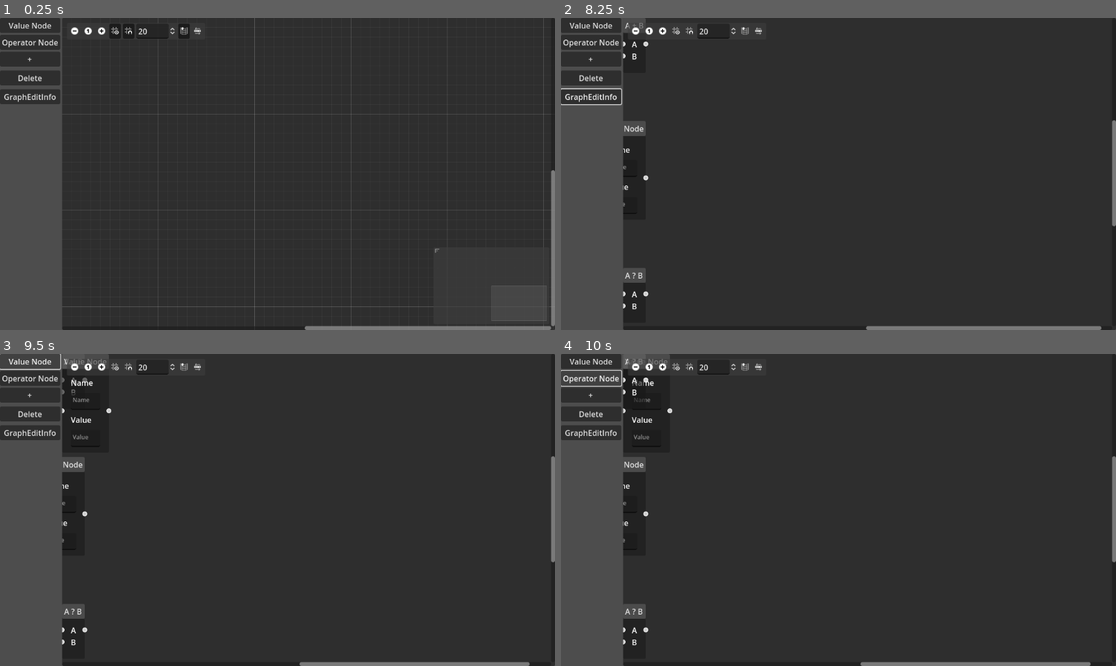
Above: before the commit, frames 1-4 (two rows, left to right).
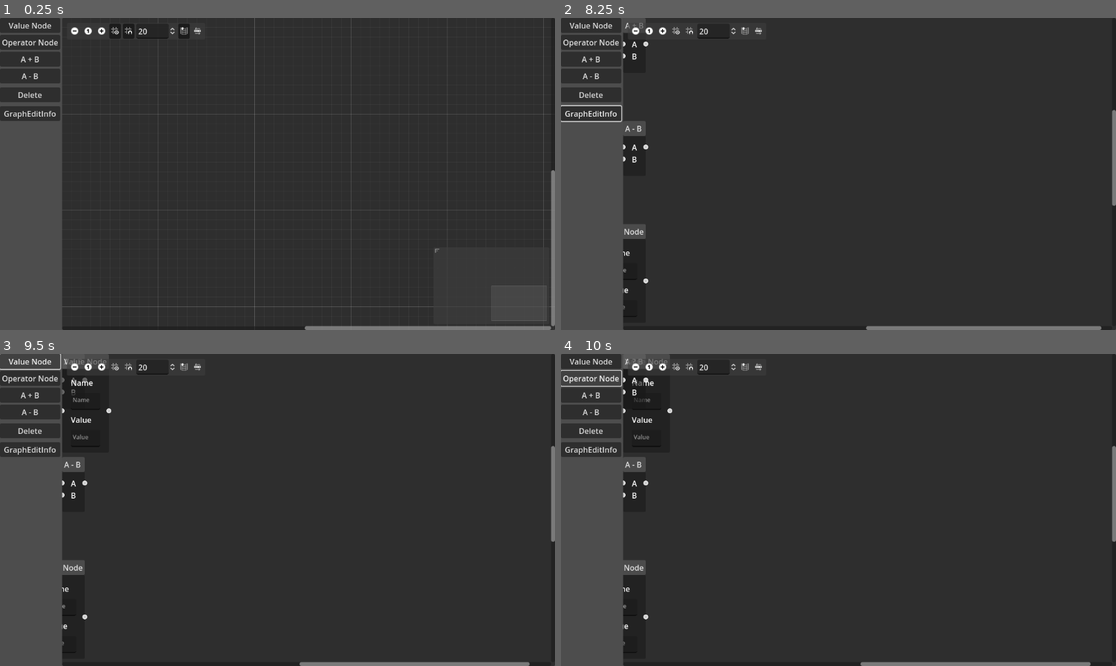
Above: after the commit, the same moments.

Repository: hrk4649/calc_node_editor
Game: Godot game, scene res://main.tscn
Same seed, same stepped clock (60 frames per second), same inputs: the game is played once before the commit and once after it.
Inputs (mouse positions are in pixels of both pictures, inside the frame that each line leads up to):
- Up to frame 1 (0.25 s): no input
- Up to frame 2 (8.25 s): click "+" (after the commit: "A + B") at 0.5 s; click (588, 77) at 1.25 s, where only the run after the commit has a clickable "A - B"; click "Value Node" at 2 s; click "Operator Node" at 2.75 s; click "GraphEditInfo" at 3.5 s; click (633, 30) at 4.25 s; click (660, 30) at 5 s; click (677, 30) at 5.75 s; click (688, 30) at 6.5 s; click (744, 30) at 7.25 s; click (760, 30) at 8 s
- Up to frame 3 (9.5 s): click "Value Node" at 8.75 s
- Up to frame 4 (10 s): click "Operator Node" at 9.5 s

The runs differ from the first frame. In frame 1, 0.9% of the frame differs, in the area x 0-11%, y 12-33%; in frame 2, 1.8%, in the area x 0-100%, y 12-94%; in frame 3, 1.6%; in frame 4, 1.6%.

Commit message:
add sub_op_node

Diff:
--- a/godot4/constraints.gd
+++ b/godot4/constraints.gd
@@ -6,3 +6,4 @@
 const VALUE = "value"
 const OPERATOR = "operator"
 const ADD = "add"
+const SUB = "sub"
--- a/godot4/main.gd
+++ b/godot4/main.gd
@@ -3,10 +3,12 @@
 var ValueNode = preload("res://value_node.tscn")
 var OpNode = preload("res://op_node.tscn")
 var AddOpNode = preload("res://add_op_node.tscn")
+var SubOpNode = preload("res://sub_op_node.tscn")
 
 const VALUE = Constraints.VALUE
 const OPERATOR = Constraints.OPERATOR
 const ADD = Constraints.ADD
+const SUB = Constraints.SUB
 
 @onready var graphEdit = $HBoxContainer/GraphEdit
 
@@ -35,7 +37,14 @@
 	for node in nodes:
 		if node == to_remove:
 			continue
-		node.input.erase(to_remove.id)
+		# care node.input's size
+		match node.type:
+			ADD,SUB:
+				for idx in range(0,2):
+					if node.input[idx] == to_remove.id:
+						node.input[idx] = null
+			_:
+				node.input.erase(to_remove.id)
 		node.output.erase(to_remove.id)
 	nodes.erase(to_remove)
 
@@ -77,7 +86,11 @@
 		OPERATOR:
 			process_node_sum(node)
 		ADD:
-			process_node_sum(node)
+			var proc = func add(a,b):return a + b
+			process_node_2op(node, proc)
+		SUB:
+			var proc = func sub(a,b):return a - b
+			process_node_2op(node, proc)
 		_:
 			print("unsupported type:%s" % node.type)
 
@@ -97,6 +110,20 @@
 		for output_node in output_nodes:
 			output_node.value = node.value
 
+func process_node_2op(node, lambda):
+	if node.input.size() == 2 && node.input[0] != null && node.input[1] != null:
+		var input_values = get_input_values(node)
+		if input_values.size() == 2:
+			var inputA = input_values[0]
+			var inputB = input_values[1]
+			var result = lambda.call(inputA, inputB)
+			node.value = result
+	# set node.value into one.value in output
+	if node.value != null && node.output.size() > 0:
+		var output_nodes = node.output.map(func(id):return find_node(id))
+		for output_node in output_nodes:
+			output_node.value = node.value
+
 func calculate_nodes():
 	# reset value
 	for node in nodes:
@@ -185,6 +212,20 @@
 	}
 	nodes.append(node)
 
+func _on_button_sub_op_node_pressed():
+	var opNode = SubOpNode.instantiate()
+	opNode.name = generate_id()
+	graphEdit.add_child(opNode)
+	var node = {
+		"id": opNode.name,
+		"type": SUB,
+		"value": null,
+		"input": [null, null],
+		"output": []
+	}
+	nodes.append(node)
+
+
 func _on_button_delete_pressed():
 	for node in graphEdit.get_children():
 		var className = node.get_class()
@@ -206,7 +247,7 @@
 		return
 
 	# check number of input
-	if to.type in [ADD]:
+	if to.type in [ADD, SUB]:
 		if to.input[to_port] != null:
 			# cancel
 			return
@@ -216,7 +257,7 @@
 		from.output.append(to.id)
 	# add from.id into to.input
 	match to.type:
-		ADD:
+		ADD,SUB:
 			to.input[to_port] = from.id
 		_:
 			if to.input.find(from.id) < 0:
@@ -239,7 +280,7 @@
 	from.output.erase(to.id)
 
 	match to.type:
-		ADD:
+		ADD,SUB:
 			# set null
 			to.input[to_port] = null
 		_:
--- a/godot4/main.tscn
+++ b/godot4/main.tscn
@@ -32,7 +32,11 @@
 
 [node name="ButtonAddOpNode" type="Button" parent="HBoxContainer/VBoxContainer"]
 layout_mode = 2
-text = "+"
+text = "A + B"
+
+[node name="ButtonSubOpNode" type="Button" parent="HBoxContainer/VBoxContainer"]
+layout_mode = 2
+text = "A - B"
 
 [node name="MarginContainer" type="MarginContainer" parent="HBoxContainer/VBoxContainer"]
 layout_mode = 2
@@ -56,6 +60,7 @@
 [connection signal="pressed" from="HBoxContainer/VBoxContainer/ButtonValueNode" to="." method="_on_button_value_node_pressed"]
 [connection signal="pressed" from="HBoxContainer/VBoxContainer/ButtonOpNode" to="." method="_on_button_op_node_pressed"]
 [connection signal="pressed" from="HBoxContainer/VBoxContainer/ButtonAddOpNode" to="." method="_on_button_add_op_node_pressed"]
+[connection signal="pressed" from="HBoxContainer/VBoxContainer/ButtonSubOpNode" to="." method="_on_button_sub_op_node_pressed"]
 [connection signal="pressed" from="HBoxContainer/VBoxContainer/ButtonDelete" to="." method="_on_button_delete_pressed"]
 [connection signal="pressed" from="HBoxContainer/VBoxContainer/ButtonList" to="." method="_on_button_list_pressed"]
 [connection signal="connection_request" from="HBoxContainer/GraphEdit" to="." method="_on_graph_edit_connection_request"]
--- /dev/null
+++ b/godot4/sub_op_node.gd
@@ -0,0 +1,7 @@
+extends GraphNode
+
+func get_type():
+	return Constraints.SUB
+
+func _ready():
+	self.title = "A - B"
--- /dev/null
+++ b/godot4/sub_op_node.tscn
@@ -0,0 +1,7 @@
+[gd_scene load_steps=3 format=3 uid="uid://dm4j6x8ykxcs4"]
+
+[ext_resource type="PackedScene" uid="uid://mheui57kd4kt" path="res://op_node.tscn" id="1_xxblc"]
+[ext_resource type="Script" path="res://sub_op_node.gd" id="2_txnxn"]
+
+[node name="SubOpNode" instance=ExtResource("1_xxblc")]
+script = ExtResource("2_txnxn")
